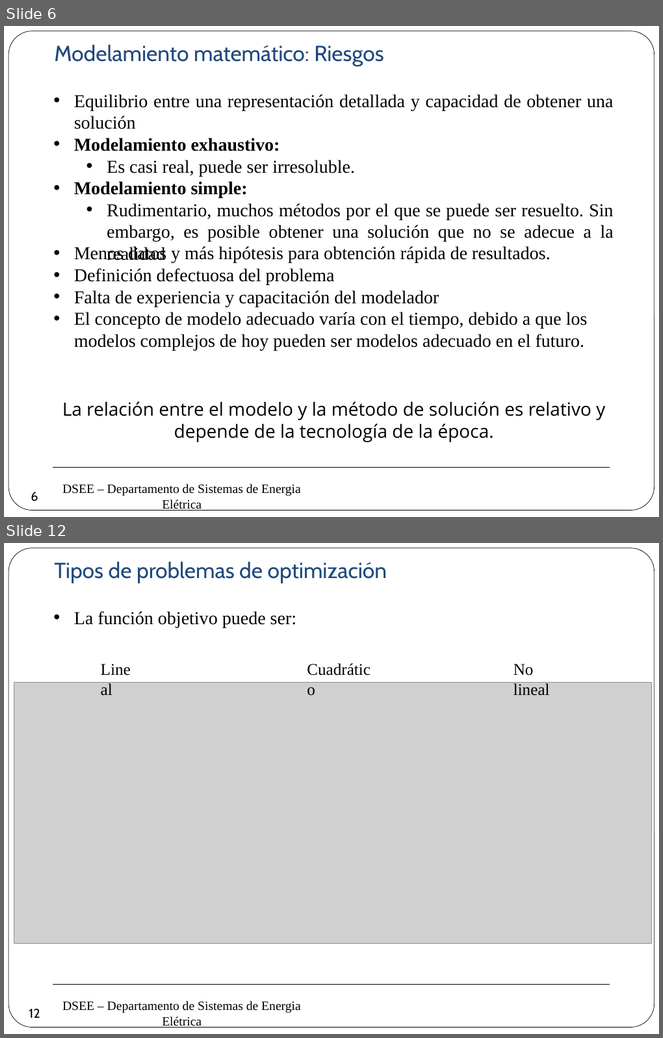
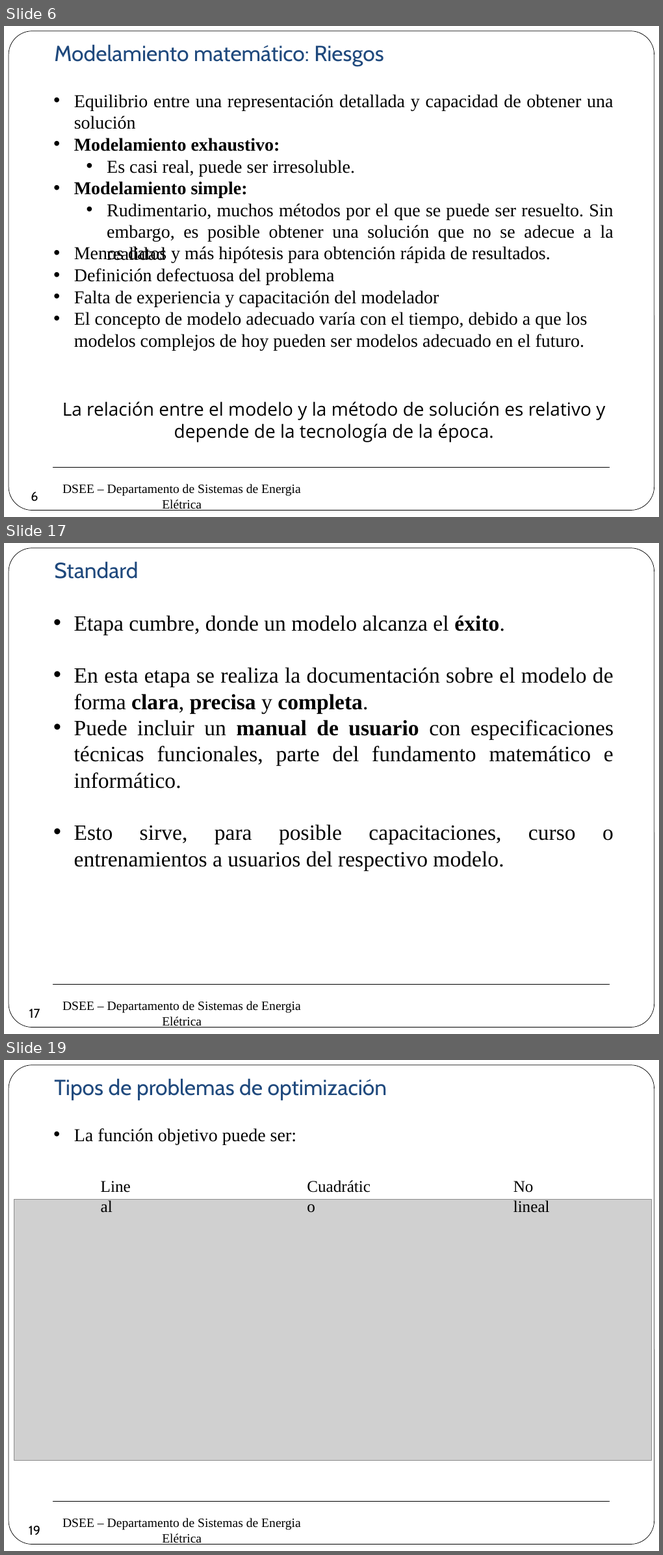
Before and after one commit to erikfilias/Power-Systems-Optimization-using-Julia-Language, a slide deck: 1. Lectures/Introducción a la Optimización aplicada a Sistemas de Energía Eléctrica/Dia 1/2. Modelamiento & Optimizaciónv2.pptx. Shown one above the other, each under a label of ours: slides 6 and 12 before the commit, slides 6, 17 and 19 after it; the slides between them are not shown. The pictures are 663x1038 and 663x1555 pixels, drawn with LibreOffice and Linux fonts; fonts in the diff are those of the drawing; grey boxes stand for pictures; background and template pictures are left out. Boxes give left, top, right and bottom in pixels: in the first picture for what was removed or moved away, otherwise in the second. Text is boxed around its words. In the diff, an @@ line names an element or a change of style, - is before the commit and + after.

```diff
--- a/1. Lectures/Introducción a la Optimización aplicada a Sistemas de Energía Eléctrica/Dia 1/2. Modelamiento & Optimizaciónv2.pptx
+++ b/1. Lectures/Introducción a la Optimización aplicada a Sistemas de Energía Eléctrica/Dia 1/2. Modelamiento & Optimizaciónv2.pptx
@@ slide 17 added at [4, 543, 659, 1034], background #FFFFFF; not listed: 3 template elements that a slide beside it also shows @@
@@ text added at [54, 561, 138, 579], 24 pt, text #1F497D @@
+Standard
@@ text added at [74, 615, 614, 871], 24 pt, text #000000 @@
+• Etapa cumbre, donde un modelo alcanza el éxito.
+• En esta etapa se realiza la documentación sobre el modelo de forma clara, precisa y completa.
+• Puede incluir un manual de usuario con especificaciones técnicas funcionales, parte del fundamento matemático e informático.
+• Esto sirve, para posible capacitaciones, curso o entrenamientos a usuarios del respectivo modelo.
@@ page number added at [22, 1001, 48, 1026], 14 pt, text #000000 @@
+17
@@ what was slide 12 is now slide 19 @@
@@ page number at [29, 1526, 40, 1535]: text changed @@
-12
+19
```
Also in this commit, not shown: 5 slides changed, 6 other slides added.
